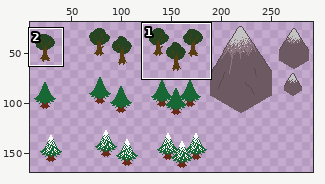
Sprite sheet, stored at data/sprites/feature.png. The picture above shows the old version from afar; the outline marks the close-up.
Close-up. Before the commit:
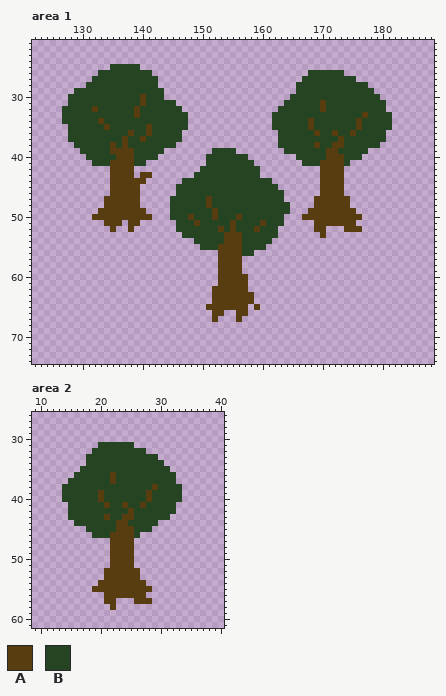
The file is 454x185 pixels. Shown: area 1: x 122..188, y 21..74; area 2: x 9..40, y 26..61. The wide view leaves out empty margins. The commit also changed other parts of the picture, which this record leaves out.
Palette (. is transparent): A #583d11  B #254421
Pixels before, area 1 (only the part around the change), first column x 122:
21 ...................................................................
22 ...................................................................
23 ...................................................................
24 ...................................................................
25 .............BBBBB.................................................
26 ...........BBBBBBBBB..........................BBBBBB...............
27 ..........BBBBBBBBBBB........................BBBBBBBBB.............
28 .........BBBBBBBBBBBB.......................BBBBBBBBBBBB...........
29 .......BBBBBBBBBBBBBBB......................BBBBBBBBBBBBB..........
30 ......BBBBBBBBBBBBABBB.....................BBBBBBBBBBBBBBB.........
31 ......BBBBBBBBBBBBABBBBB..................BBBBBBABBBBBBBBBB........
32 .....BBBBBABBBBBBABBBBBBB................BBBBBBBABBBBBBBBBB........
33 .....BBBBBBBBBBBBABBBBBBBB..............BBBBBBBBBBBBBBBABBBB.......
34 .....BBBBBBABBBBBBBBBBBBBB..............BBBBBBABBBBBBBABBBBB.......
35 ......BBBBBBABBBBBBABBBBBB..............BBBBBBABBBBBBBABBBBB.......
36 ......BBBBBBBBBBABBABBBBB................BBBBBBABBABBABBBBB........
37 ......BBBBBBBBBABBABBBBBB................BBBBBBBBBBABBBBBBB........
38 .......BBBBBBABABBBBBBBB.................BBBBBBABBAABBBBBB.........
39 ........BBBBBAAAABBBBB........BBBB........BBBBBBBAABBBBB...........
40 .........BBBBBAAABBBB........BBBBBBB........BBBBBAAABBB............
41 ..........BBBAAAABB..........BBBBBBBB........BBBAAAAB..............
42 .............AAAA...........BBBBBBBBBB..........AAAA...............
43 .............AAAA.AA.......BBBBBBBBBBB..........AAAA...............
44 .............AAAAAA......BBBBBBBBBBBBBBB........AAAA...............
45 .............AAAAA......BBBBBBBBBBBBBBBBB.......AAAA...............
46 .............AAAAA......BBBBBBBBBBBBBBBBBB......AAAA...............
47 ............AAAAAA.....BBBBBBABBBBBBBBBBBB.....AAAAAA..............
48 ............AAAAAA.....BBBBBBABBBBBBBBBBBBB....AAAAAA..............
49 ...........AAAAAAAA....BBBBBBBABBBBBBBBBBBB...AAAAAAAA.............
50 ..........AAAAAAAAAA...BBBABBBABBBABBBBBBB...AAAAAAAAAA............
51 ............AAA.AA......BBBABBBBBABBBBABBB.....AAAAAAA.............
52 .............A..A.......BBBBBBBABABBBABBB......AA...AAA............
53 .........................BBBBBBBAAABBBBBB.......A..................
54 ...........................BBBBBAAABBBBB...........................
55 ............................BBBAAAABBBB............................
56 ...............................AAAABB..............................
57 ...............................AAAA................................
58 ...............................AAAA................................
59 ...............................AAAA................................
60 ...............................AAAAA...............................
61 ...............................AAAAA...............................
62 ..............................AAAAAA...............................
63 ..............................AAAAAAA..............................
64 ..............................AAAAAAA..............................
65 .............................AAAAAAA.A.............................
66 ..............................AA..AA...............................
67 ..............................A...A................................
68 ...................................................................
69 ...................................................................
70 ...................................................................
71 ...................................................................
Pixels before, area 2, first column x 14:
31 ......BBBBBB........
32 .....BBBBBBBBB......
33 ....BBBBBBBBBBBB....
34 ....BBBBBBBBBBBBB...
35 ...BBBBBBBBBBBBBBB..
36 ..BBBBBBABBBBBBBBBB.
37 .BBBBBBBABBBBBBBBBB.
38 BBBBBBBBBBBBBBBABBBB
39 BBBBBBABBBBBBBABBBBB
40 BBBBBBABBBBBBBABBBBB
41 .BBBBBBABBABBABBBBB.
42 .BBBBBBBBBBABBBBBBB.
43 .BBBBBBABBAABBBBBB..
44 ..BBBBBBBAABBBBB....
45 ....BBBBBAAABBB.....
46 .....BBBAAAAB.......
47 ........AAAA........
48 ........AAAA........
49 ........AAAA........
50 ........AAAA........
51 ........AAAA........
52 .......AAAAAA.......
53 .......AAAAAA.......
54 ......AAAAAAAA......
55 .....AAAAAAAAAA.....
56 .......AAAAAAA......
57 .......AA...AAA.....
58 ........A...........
Now the later version:
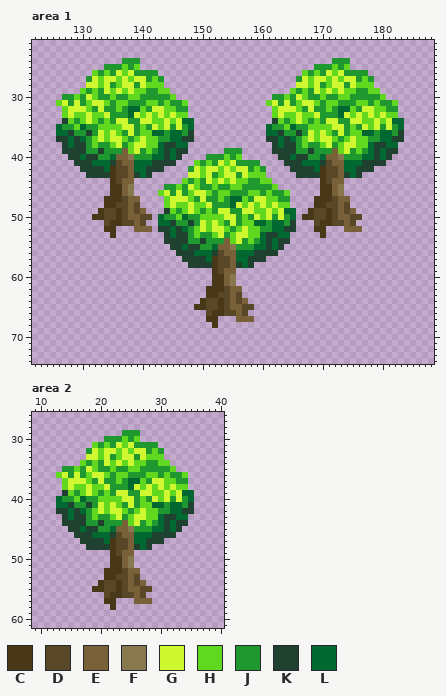
Colours new in this view: C #483818  D #584828  E #786038  F #887850  G #d0f830  H #60d820  J #209830  K #204030  L #006830
Edits made:
Changed rows in their new state; - is an unchanged pixel.
Area 1:
first column x 126:
24 -----------JJJ--------------------------------JJJ---------
25 --------JJJHJH-----------------------------JJJHJH---------
26 ------HJHJGHGJJJJ------------------------HJHJGHGJJJJ------
27 -----JGHGGHGHGGJHJ----------------------JGHGGHGHGGJHJ-----
28 -----GGHGJHGGJGHHH----------------------GGHGJHGGJGHHH-----
29 ---.HJHJGHGHGHHJJHH--------------------HJHJGHGHGHHJJHH----
30 -JJHJGHJJHJJHHJJJJJH----------------JJHJGHJJHJJHHJJJJJH---
31 HGJGJHGGHJHHJJJHHJHJJH-------------HGJGJHGGHJHHJJJHHJHJJH-
32 -HGGGHJGJJHJLLHJGGHHJJ--------------HGGGHJGJJHJLLHJGGHHJJ-
33 -HGHHGHHGJJJLGHGHGHGHH--------------HGHHGHHGJJJLGHGHGHGHH-
34 -KHJHGHJHJGGJJGGHHGHGLL-------------KHJHGHJHJGGJJGGHHGHGLL
35 LJJHLJJHHHHGGJHJGHGJGJL------------LJJHLJJHHHHGGJHJGHGJGJL
36 LLKJJKJGHGHJGJHHLLJLLJK------------LLKJJKJGHGHJGJHHLLJLLJK
37 KKLKLJHGHGGHJHGHHJJLLKK------------KKLKLJHGHGGHJHGHHJJLLKK
38 -KLKKJHJJHGJHGGHHLKKLL--------------KLKKJHJJHGJHGGHHLKKLL-
39 -KKKKJJKJJJEHGJHJLKLKK----..JJJ-----KKKKJJKJJJEHGJHJLKLKK-
40 --KKLKKJJLEEFJJJLLKLK----JJJHJH.-----KKLKKJJLEEFJJJLLKLK--
41 ---KKKLLLKDEELLLKKKK---HJHJGHGJJJJ----KKKLLLKDEELLLKKKK---
42 ----KKKKLCDDELLKKK----JGHGGHGHGGJHJ----KKKKLCDDELLKKK-----
43 -----KKKKCDDEKLK------GGHGJHGGJGHHH-----KKKKCDDEKLK-------
44 ---------CDEE..------HJHJGHGHGHHJJHH--------CDEE----------
45 ---------CCEF.----JJHJGHJJHJJHHJJJJJH-------CCEF----------
46 ---------CCEF.---HGJGJHGGHJHHJJJHHJHJJH-----CCEF----------
47 --------CCCDEE----HGGGHJGJJHJLLHJGGHHJJ----CCCDEE---------
48 --------CCDDED----HGHHGHHGJJJLGHGHGHGHH----CCDDED---------
49 -------CDDCDEDE---KHJHGHJHJGGJJGGHHGHGLL--CDDCDEDE--------
50 ------CCDDCDEEDD-LJJHLJJHHHHGGJHJGHGJGJL-CCDDCDEEDD-------
51 --------DCCDDED--LLKJJKJGHGHJGJHHLLJLLJK---DCCDDED--------
52 --------CC--.EEE-KKLKLJHGHGGHJHGHHJJLLKK---CC---EEE-------
53 ---------C--------KLKKJHJJHGJHGGHHLKKLL-----C-------------
54 ------------------KKKKJJKJJJEHGJHJLKLKK-------------------
55 -------------------KKLKKJJLEEFJJJLLKLK--------------------
56 --------------------KKKLLLKDEELLLKKKK---------------------
57 ---------------------KKKKLCDDELLKKK-----------------------
58 ----------------------KKKKCDDEKLK-------------------------
59 --------------------------CDEE.---------------------------
60 --------------------------CCEF..--------------------------
61 --------------------------CCEF..--------------------------
62 -------------------------CCCDEE.--------------------------
63 -------------------------CCDDED..-------------------------
64 ------------------------CDDCDEDE.-------------------------
65 -----------------------CCDDCDEEDD.------------------------
66 -------------------------DCCDDED--------------------------
67 -------------------------CC---EEE-------------------------
68 --------------------------C-------------------------------
Area 2:
first column x 13:
29 -----------JJJ---------
30 --------JJJHJH---------
31 ------HJHJGHGJJJJ------
32 -----JGHGGHGHGGJHJ-----
33 -----GGHGJHGGJGHHH-----
34 ----HJHJGHGHGHHJJHH----
35 -JJHJGHJJHJJHHJJJJJH---
36 HGJGJHGGHJHHJJJHHJHJJH-
37 -HGGGHJGJJHJLLHJGGHHJJ-
38 -HGHHGHHGJJJLGHGHGHGHH-
39 -KHJHGHJHJGGJJGGHHGHGLL
40 LJJHLJJHHHHGGJHJGHGJGJL
41 LLKJJKJGHGHJGJHHLLJLLJK
42 KKLKLJHGHGGHJHGHHJJLLKK
43 -KLKKJHJJHGJHGGHHLKKLL-
44 -KKKKJJKJJJEHGJHJLKLKK-
45 --KKLKKJJLEEFJJJLLKLK--
46 ---KKKLLLKDEELLLKKKK---
47 ----KKKKLCDDELLKKK-----
48 -----KKKKCDDEKLK-------
49 ---------CDEE----------
50 ---------CCEF----------
51 ---------CCEF----------
52 --------CCCDEE---------
53 --------CCDDED---------
54 -------CDDCDEDE--------
55 ------CCDDCDEEDD-------
56 --------DCCDDED--------
57 --------CC---EEE-------
58 ---------C-------------
Where, in picture pixels (left, top, right, bottom), the same in both close-ups:
changed: (56, 58, 404, 328)
changed: (56, 430, 194, 610)
